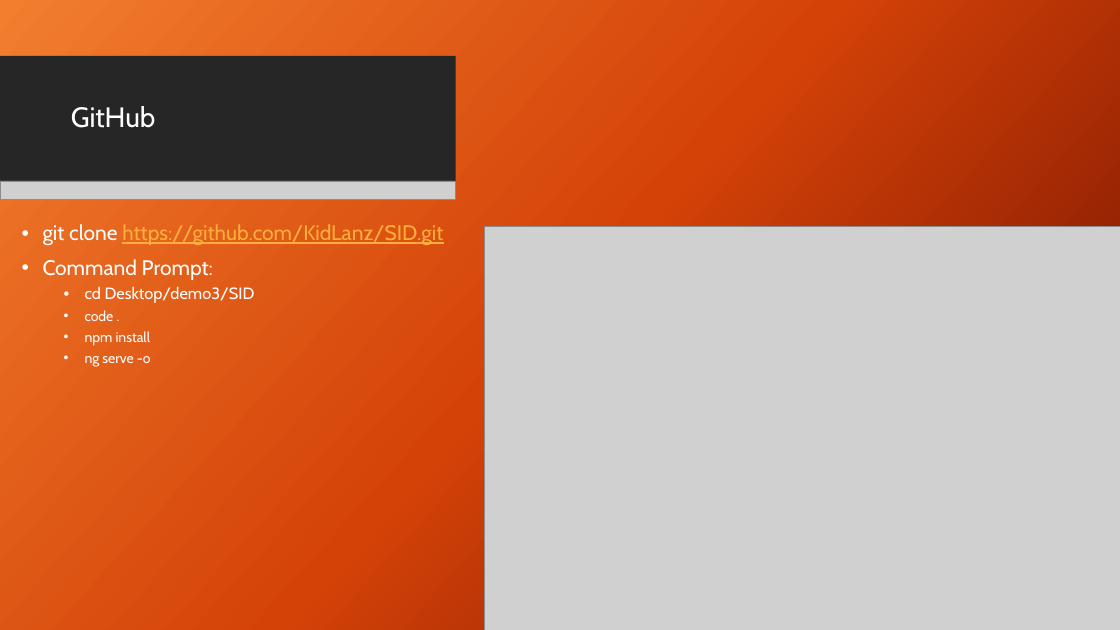
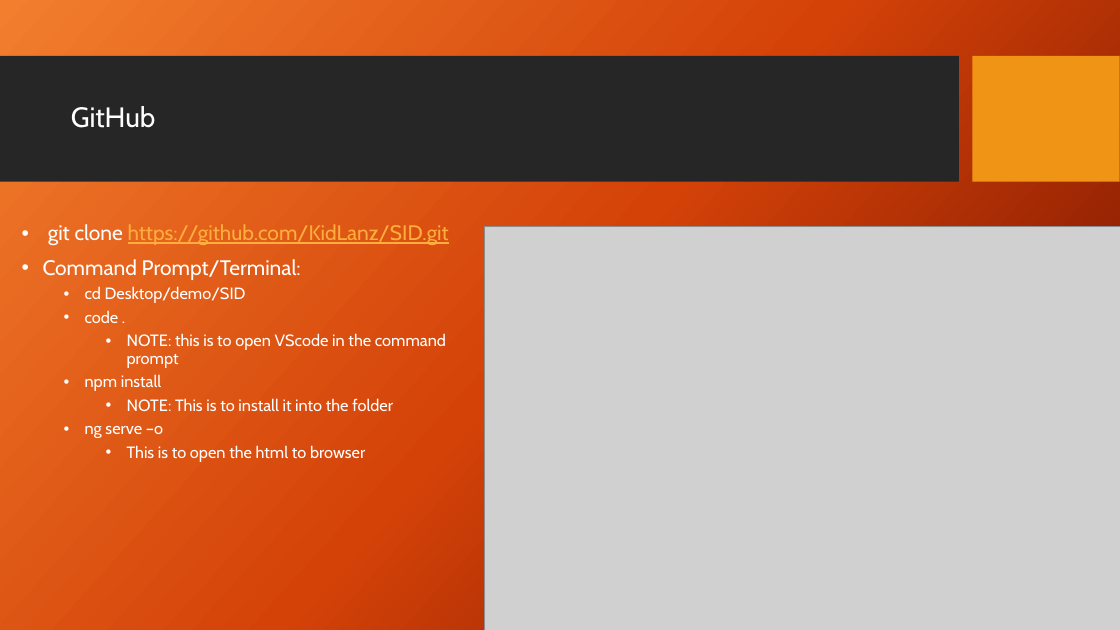
Before and after one commit to KidLanz/SID, a slide deck: slide 3 of DemoPresention/Angular Services.pptx (slide 2 before the commit). Drawn at 1120x630 pixels with LibreOffice and Linux fonts; fonts in the diff are those of the drawing; grey boxes stand for pictures; background and template pictures are left out. Boxes give left, top, right and bottom in pixels: in the first picture for what was removed or moved away, otherwise in the second. Text is boxed around its words. In the diff, an @@ line names an element or a change of style, - is before the commit and + after.

```diff
--- a/DemoPresention/Angular Services.pptx
+++ b/DemoPresention/Angular Services.pptx
@@ rectangle removed at [0, 0, 1120, 630] @@
@@ rectangle removed at [0, 56, 455, 182] @@
@@ picture removed at [0, 181, 455, 199] @@
@@ text at [48, 224, 449, 391]: size 12 to 14 pt in "code .", "npm install"; indent changed @@
@@ text at [43, 259, 301, 303]: text changed; size 14 to 18 pt @@
-• Command Prompt:
-  • cd Desktop/demo3/SID
+• Command Prompt/Terminal:
+  • cd Desktop/demo/SID
@@ text at [127, 333, 446, 368]: paragraph added @@
+    • NOTE: this is to open VScode in the command prompt
@@ text at [85, 398, 393, 462]: text changed; size 12 to 14 pt @@
-  • ng serve -o
+    • NOTE: This is to install it into the folder
+  • ng serve –o
+    • This is to open the html to browser
```
Also in this commit, not shown: 3 other slides changed, 2 slides added.
